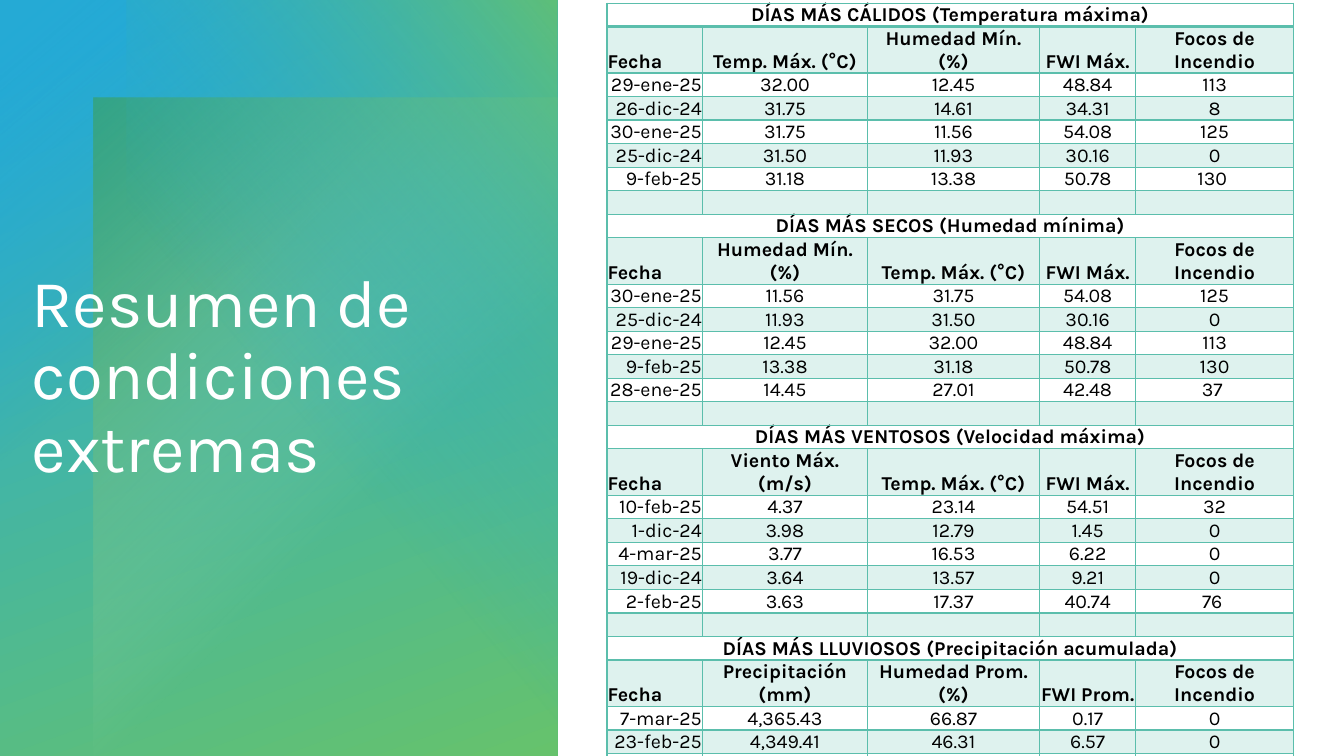
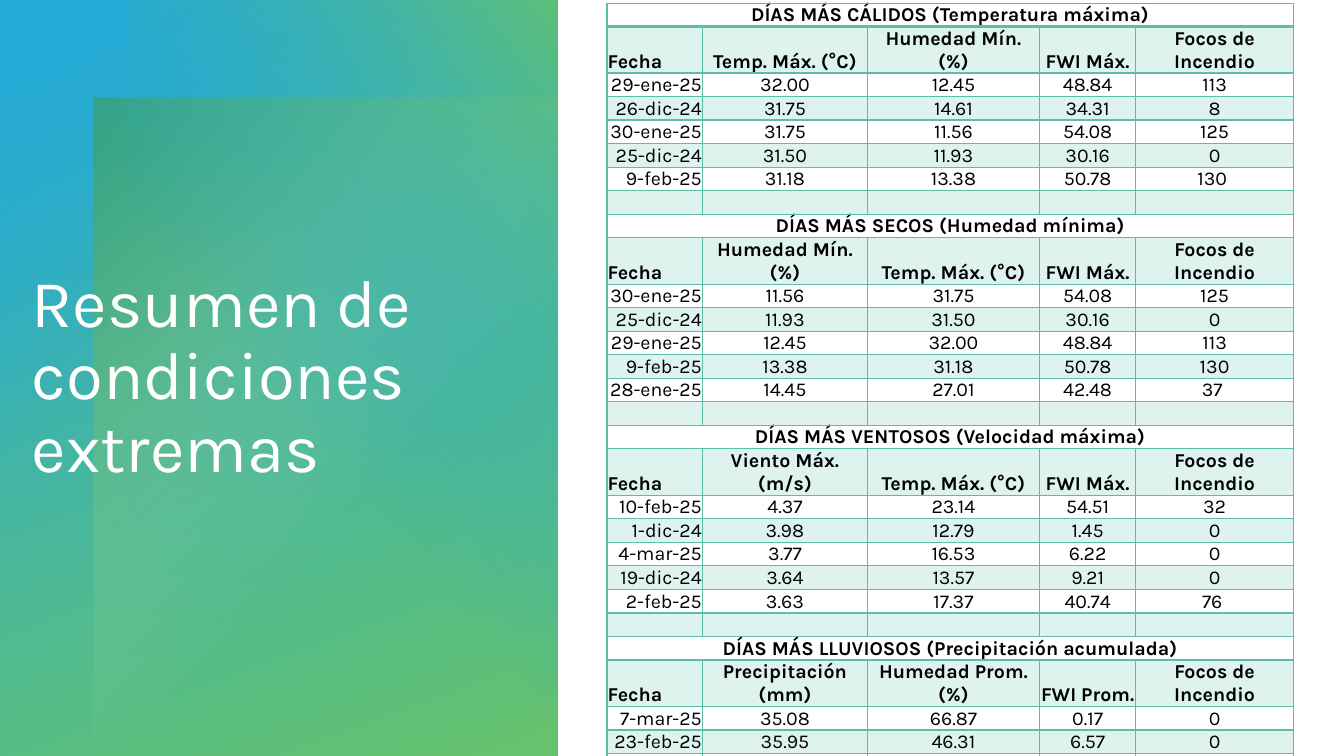
Before and after one commit to HunterCitto/199---Seminario-Final, a slide deck: slide 20 of docs/Entregas/Presentación/Incendios forestales de la Patagonia Andina - Pública.pptx. Drawn at 1344x756 pixels with LibreOffice and Linux fonts; fonts in the diff are those of the drawing. Boxes give left, top, right and bottom in pixels: in the first picture for what was removed or moved away, otherwise in the second. Text is boxed around its words. In the diff, an @@ line names an element or a change of style, - is before the commit and + after.

```diff
--- a/docs/Entregas/Presentación/Incendios forestales de la Patagonia Andina - Pública.pptx
+++ b/docs/Entregas/Presentación/Incendios forestales de la Patagonia Andina - Pública.pptx
@@ table at box(607, 3, 1295, 756) @@
-row 27, column 2: 4,365.43
+row 27, column 2: 35.08
-row 28, column 2: 4,349.41
+row 28, column 2: 35.95
-row 29, column 2: 2,571.95
+row 29, column 2: 21.26
-row 30, column 2: 2,194.56
+row 30, column 2: 18.14
-row 31, column 2: 2,005.90
+row 31, column 2: 16.58
```
Also in this commit, not shown: 17 other slides changed, 1 slide removed, 4 other files.
